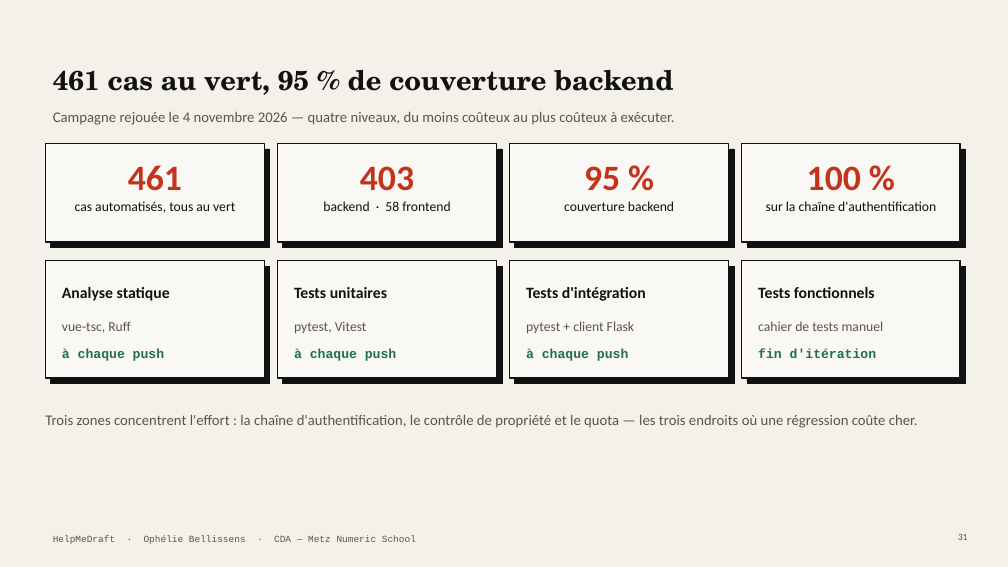
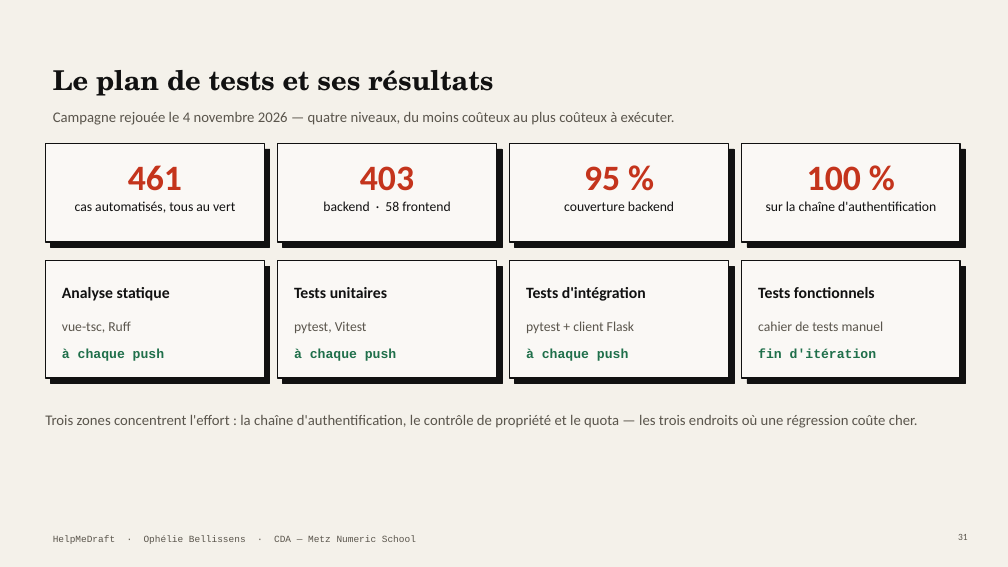
Before and after one commit to Equinoxya/HelpMeDraft---projet-fil-rouge, a slide deck: slide 31 of docs/Soutenance-HelpMeDraft.pptx. Drawn at 1008x567 pixels with LibreOffice and Linux fonts; fonts in the diff are those of the drawing. Boxes give left, top, right and bottom in pixels: in the first picture for what was removed or moved away, otherwise in the second. Text is boxed around its words. In the diff, an @@ line names an element or a change of style, - is before the commit and + after.

```diff
--- a/docs/Soutenance-HelpMeDraft.pptx
+++ b/docs/Soutenance-HelpMeDraft.pptx
@@ title at box(53, 70, 493, 96): text changed @@
-461 cas au vert, 95 % de couverture backend
+Le plan de tests et ses résultats
```
Also in this commit, not shown: 19 other slides changed, 3 other files.
